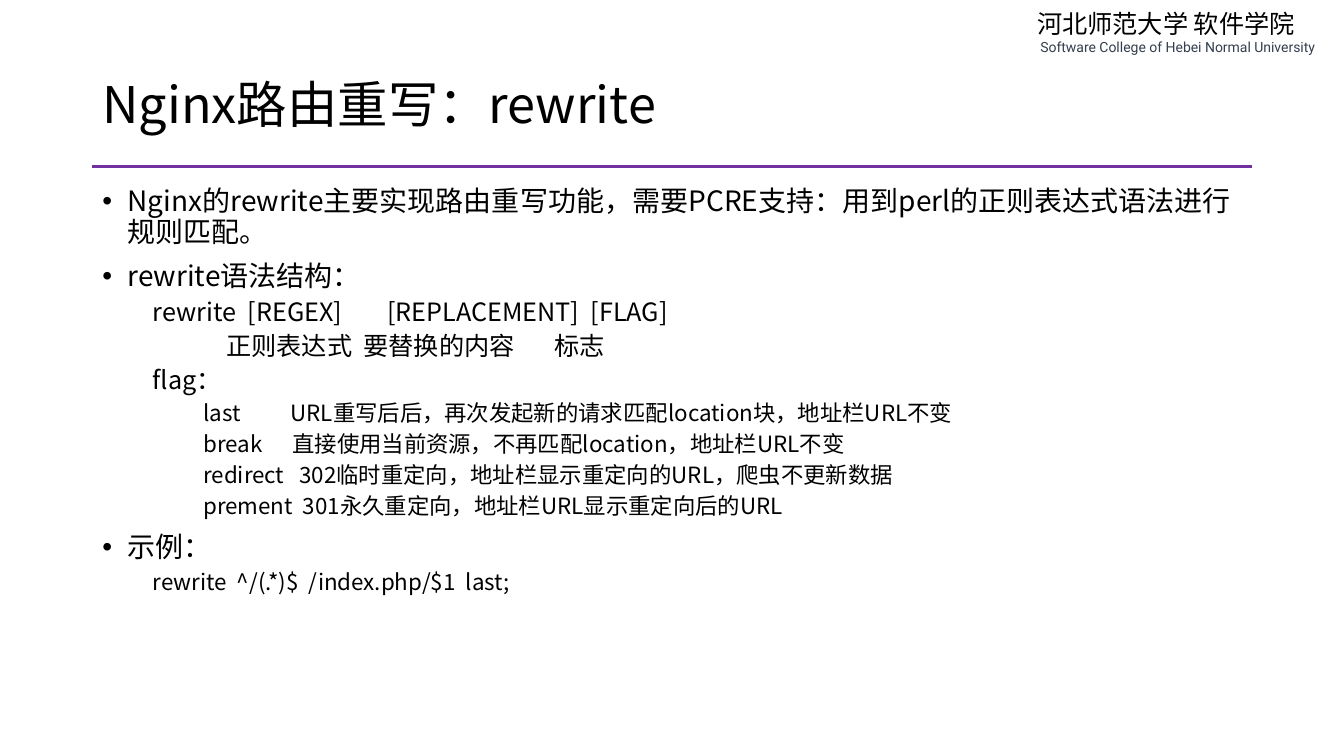
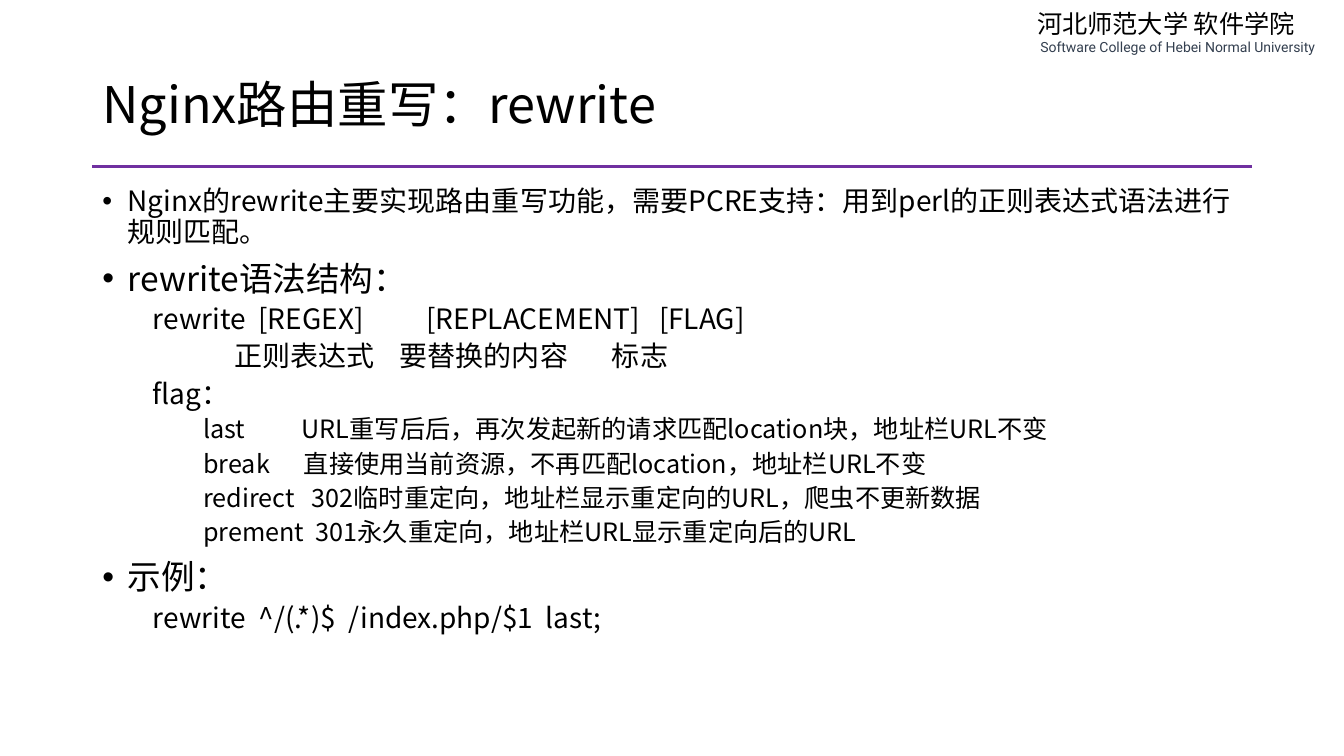
Before and after one commit to edu2act/course-php-serverside-development-on-linux, a slide deck: slide 2 of materials/slides/ch16-lnmp-more-detail-and-system-service.pptx. Drawn at 1344x756 pixels with LibreOffice and Linux fonts; fonts in the diff are those of the drawing. Boxes give left, top, right and bottom in pixels: in the first picture for what was removed or moved away, otherwise in the second. Text is boxed around its words. In the diff, an @@ line names an element or a change of style, - is before the commit and + after.

```diff
--- a/materials/slides/ch16-lnmp-more-detail-and-system-service.pptx
+++ b/materials/slides/ch16-lnmp-more-detail-and-system-service.pptx
@@ text at [128,262,1048,635]: size 20 to 24 pt in "rewrite语法结构：", "示例："; size 18 to 20 pt in "rewrite [REGEX] [REPLACEMENT] [FLAG]", "正则表达式 要替换的内容 标志", "flag："; size 16 to 18 pt in "last URL重写后后，再次发起新的请求匹配location块，地址栏URL不变", "break 直接使用当前资源，不再匹配location，地址栏URL不变", "redirect 302临时重定向，地址栏显示重定向的URL，爬虫不更新数据", "prement 301永久重定向，地址栏URL显示重定向后的URL"; size 16 to 20 pt in "rewrite ^/(.*)$ /index.php/$1 last;" @@
```
Also in this commit, not shown: 1 other slide changed, 2 slides added, 3 other files.
